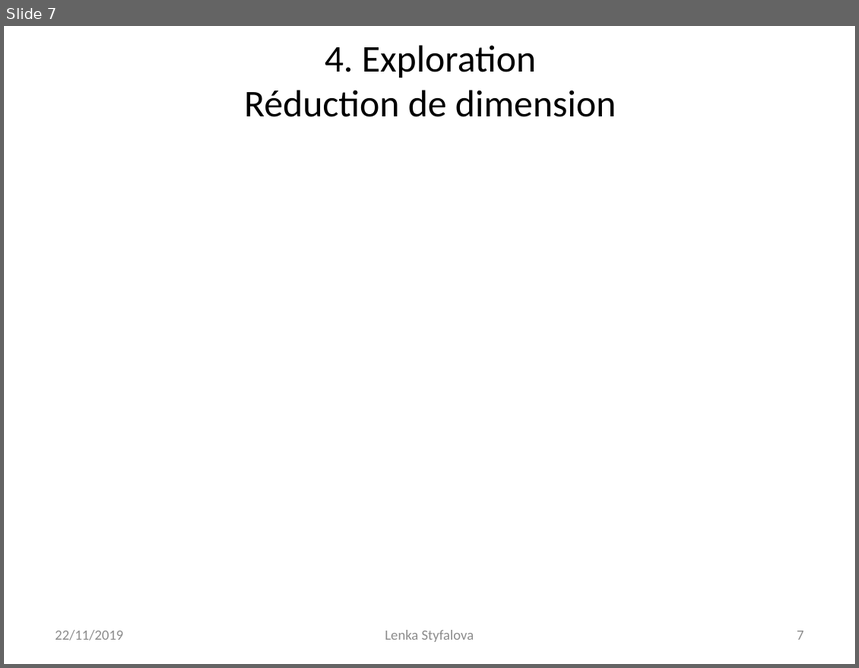
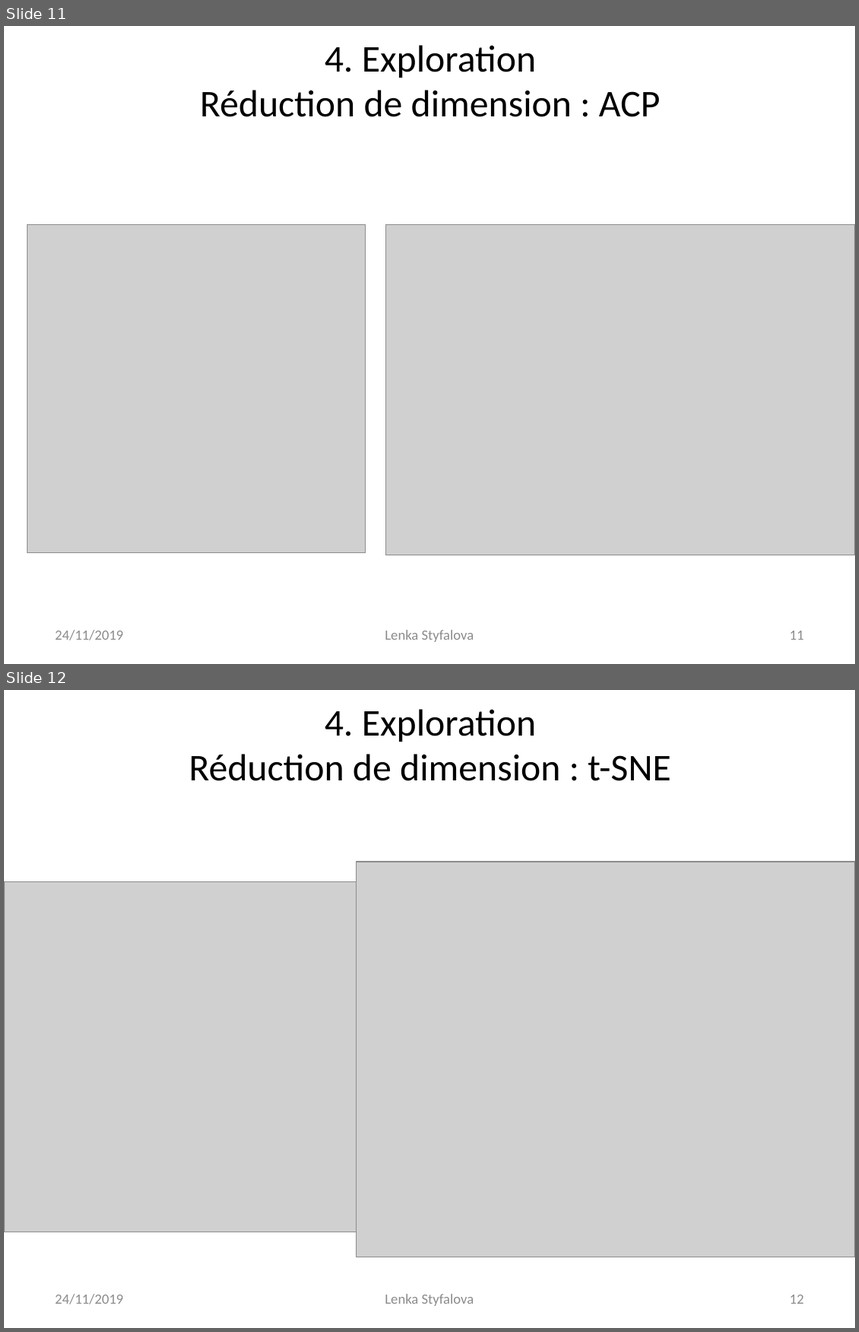
Before and after one commit to Lenka-St/Projet5, a slide deck: Projet 5 - Catégorisez automatiquement des questions.pptx. Shown one above the other, each under a label of ours: slide 7 before the commit, slides 11 and 12 after it. The pictures are 859x668 and 859x1332 pixels, drawn with LibreOffice and Linux fonts; fonts in the diff are those of the drawing; grey boxes stand for pictures. Boxes give left, top, right and bottom in pixels: in the first picture for what was removed or moved away, otherwise in the second. Text is boxed around its words. In the diff, an @@ line names an element or a change of style, - is before the commit and + after.

```diff
--- a/Projet 5 - Catégorisez automatiquement des questions.pptx
+++ b/Projet 5 - Catégorisez automatiquement des questions.pptx
@@ slide 12 added at (4,690,855,1328), background #FFFFFF @@
@@ title added at (189,709,671,781), 32 pt, text #000000 @@
+4. Exploration
+Réduction de dimension : t-SNE
@@ picture added at (357,862,855,1258) @@
@@ picture added at (4,882,363,1232) @@
@@ text added at (55,1294,123,1305), 12 pt, text #8C8C8C @@
+24/11/2019
@@ text added at (385,1294,474,1306), 12 pt, text #8C8C8C @@
+Lenka Styfalova
@@ page number added at (790,1295,804,1304), 12 pt, text #8C8C8C @@
+12
@@ what was slide 7 is now slide 11 @@
@@ slide 11 changed as well @@
@@ title at (200,45,661,117): text changed @@
-4. Exploration
-Réduction de dimension
+4. Exploration
+Réduction de dimension : ACP
@@ picture added at (28,224,366,553) @@
@@ picture added at (386,224,855,556) @@
@@ text at (55,630,123,641): text changed @@
-22/11/2019
+24/11/2019
@@ page number at (790,631,804,640): text changed @@
-7
+11
```
Also in this commit, not shown: 11 other slides changed, 4 other slides added, 3 other files.
